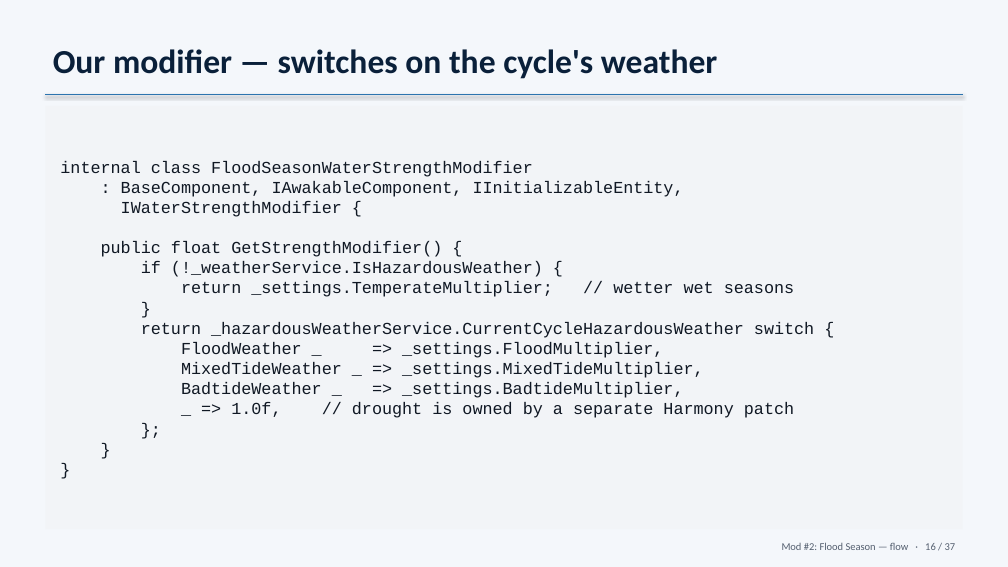
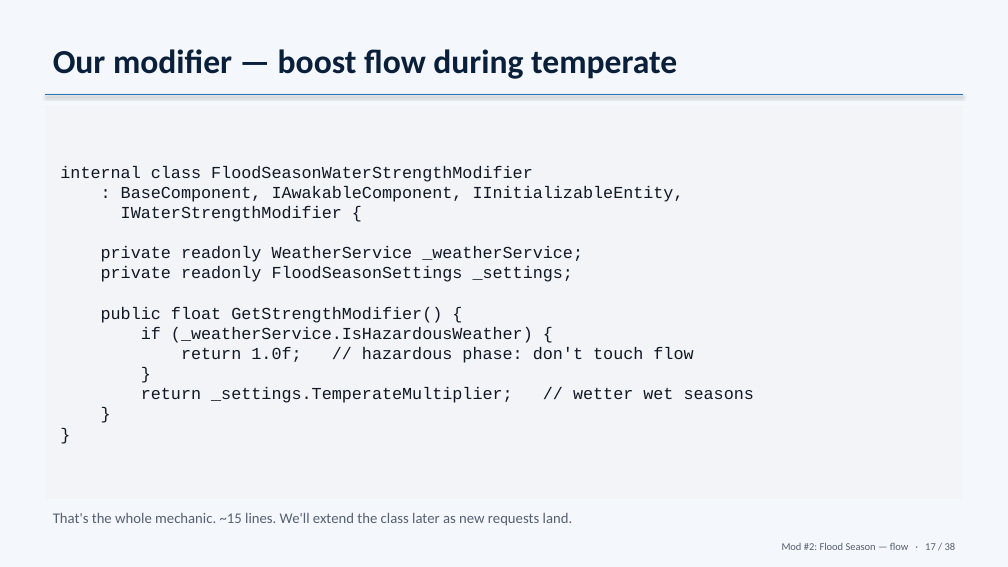
Before and after one commit to Spycho/timberborn-flood-mod, a slide deck: slide 17 of talk/timberborn-talk.pptx (slide 16 before the commit). Drawn at 1008x567 pixels with LibreOffice and Linux fonts; fonts in the diff are those of the drawing. Boxes give left, top, right and bottom in pixels: in the first picture for what was removed or moved away, otherwise in the second. Text is boxed around its words. In the diff, an @@ line names an element or a change of style, - is before the commit and + after.

```diff
--- a/talk/timberborn-talk.pptx
+++ b/talk/timberborn-talk.pptx
@@ text at (x1=53, y1=49, x2=677, y2=79): text changed @@
-Our modifier — switches on the cycle's weather
+Our modifier — boost flow during temperate
@@ text at (x1=60, y1=166, x2=754, y2=403): paragraph removed @@
-}
@@ text at (x1=101, y1=246, x2=583, y2=282): paragraphs added @@
+private readonly WeatherService _weatherService;
+private readonly FloodSeasonSettings _settings;
@@ text at (x1=141, y1=327, x2=693, y2=363): text changed @@
-if (!_weatherService.IsHazardousWeather) {
+if (_weatherService.IsHazardousWeather) {
+return 1.0f; // hazardous phase: don't touch flow
+}
@@ text at (x1=141, y1=322, x2=814, y2=418): paragraphs removed @@
-return _hazardousWeatherService.CurrentCycleHazardousWeather switch {
-FloodWeather _ => _settings.FloodMultiplier,
-MixedTideWeather _ => _settings.MixedTideMultiplier,
-BadtideWeather _ => _settings.BadtideMultiplier,
-_ => 1.0f, // drought is owned by a separate Harmony patch
-};
@@ text added at (x1=53, y1=513, x2=573, y2=526), 14 pt, text #556070 @@
+That's the whole mechanic. ~15 lines. We'll extend the class later as new requests land.
@@ text at (x1=782, y1=542, x2=956, y2=550): text changed @@
-Mod #2: Flood Season — flow · 16 / 37
+Mod #2: Flood Season — flow · 17 / 38
```
Also in this commit, not shown: 32 other slides changed, 3 slides added, 2 slides removed, 2 other files.
